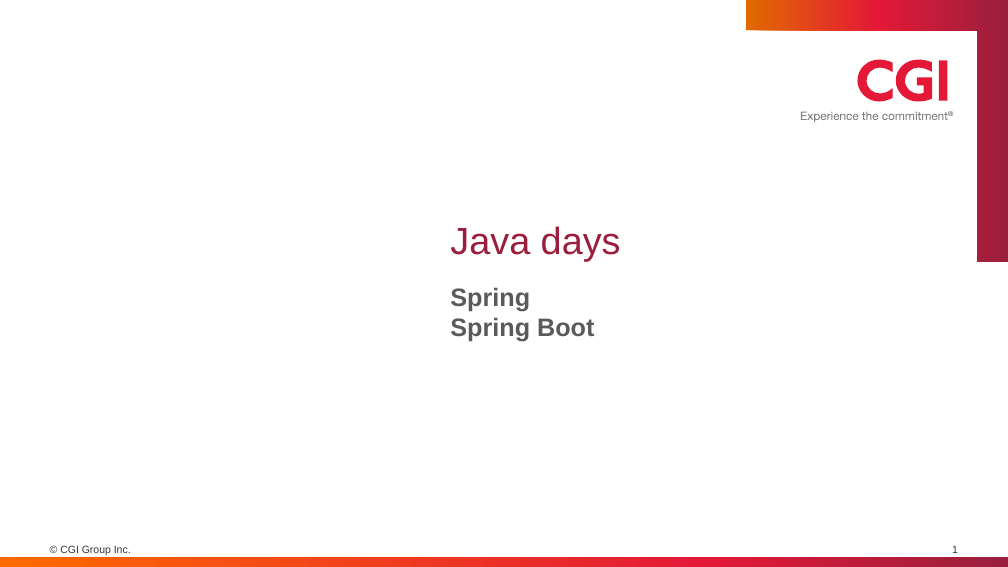
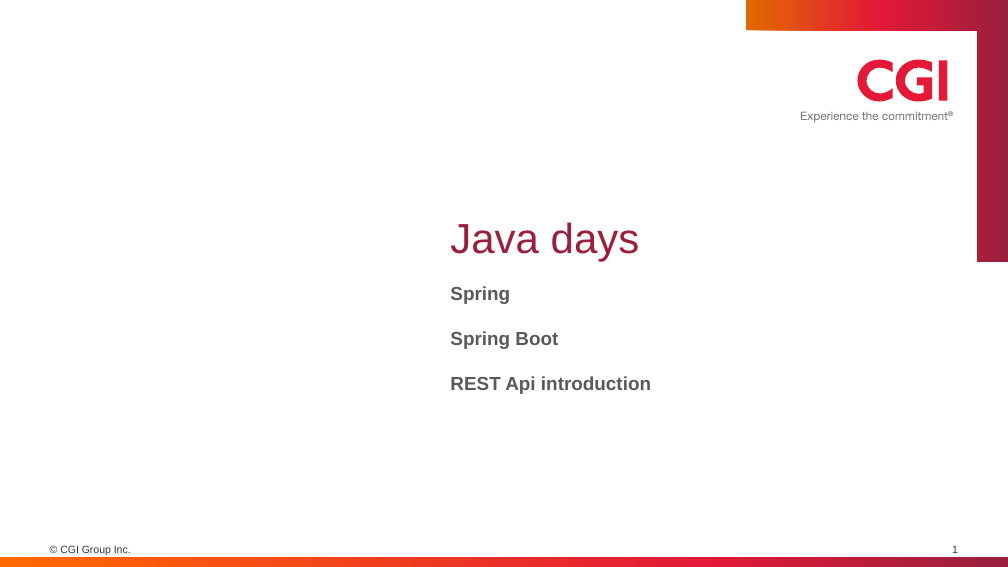
Before and after one commit to keuss/springboot-udev, a slide deck: slide 1 of U_DEV_Journées_Java_Formation-v2.pptx. Drawn at 1008x567 pixels with LibreOffice and Linux fonts; fonts in the diff are those of the drawing; background and template pictures are left out. Boxes give left, top, right and bottom in pixels: in the first picture for what was removed or moved away, otherwise in the second. Text is boxed around its words. In the diff, an @@ line names an element or a change of style, - is before the commit and + after.

```diff
--- a/U_DEV_Journées_Java_Formation-v2.pptx
+++ b/U_DEV_Journées_Java_Formation-v2.pptx
@@ title "Java days" at box(450, 222, 640, 262): size 36 to 40 pt @@
@@ subtitle at box(450, 286, 558, 349): size 24 to 18 pt in "Spring", "Spring Boot" @@
@@ subtitle at box(450, 376, 651, 394): paragraph added @@
+REST Api introduction
```
Also in this commit, not shown: 2 slides added, 2 other files.
